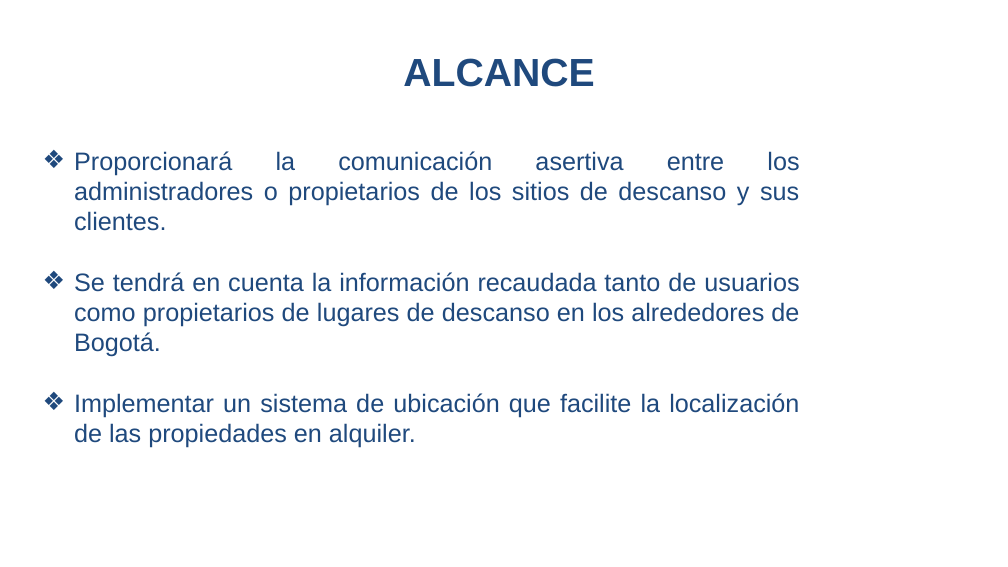
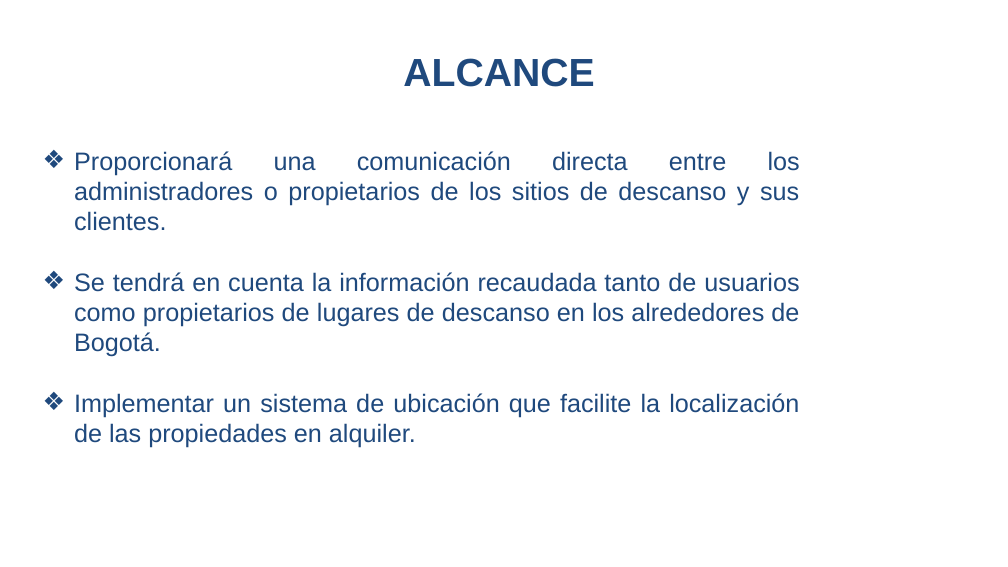
Before and after one commit to LauraV8/ProyectoSena1Tri, a slide deck: slide 10 of Presentación Proyecto.pptx. Drawn at 1008x567 pixels with LibreOffice and Linux fonts; fonts in the diff are those of the drawing; background and template pictures are left out. Boxes give left, top, right and bottom in pixels: in the first picture for what was removed or moved away, otherwise in the second. Text is boxed around its words. In the diff, an @@ line names an element or a change of style, - is before the commit and + after.

```diff
--- a/Presentación Proyecto.pptx
+++ b/Presentación Proyecto.pptx
@@ text at bbox=[74, 151, 800, 231]: text changed @@
-❖ Proporcionará la comunicación asertiva entre los administradores o propietarios de los sitios de descanso y sus clientes.
+❖ Proporcionará una comunicación directa entre los administradores o propietarios de los sitios de descanso y sus clientes.
```
Also in this commit, not shown: 3 other slides changed, 1 other file.
